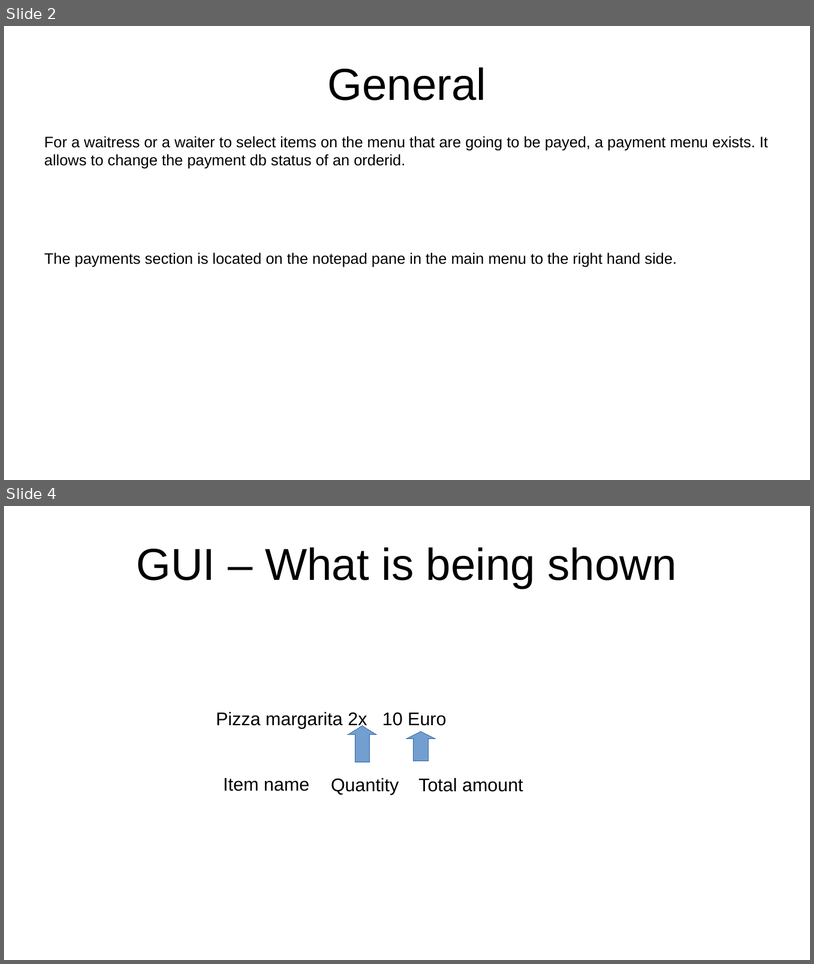
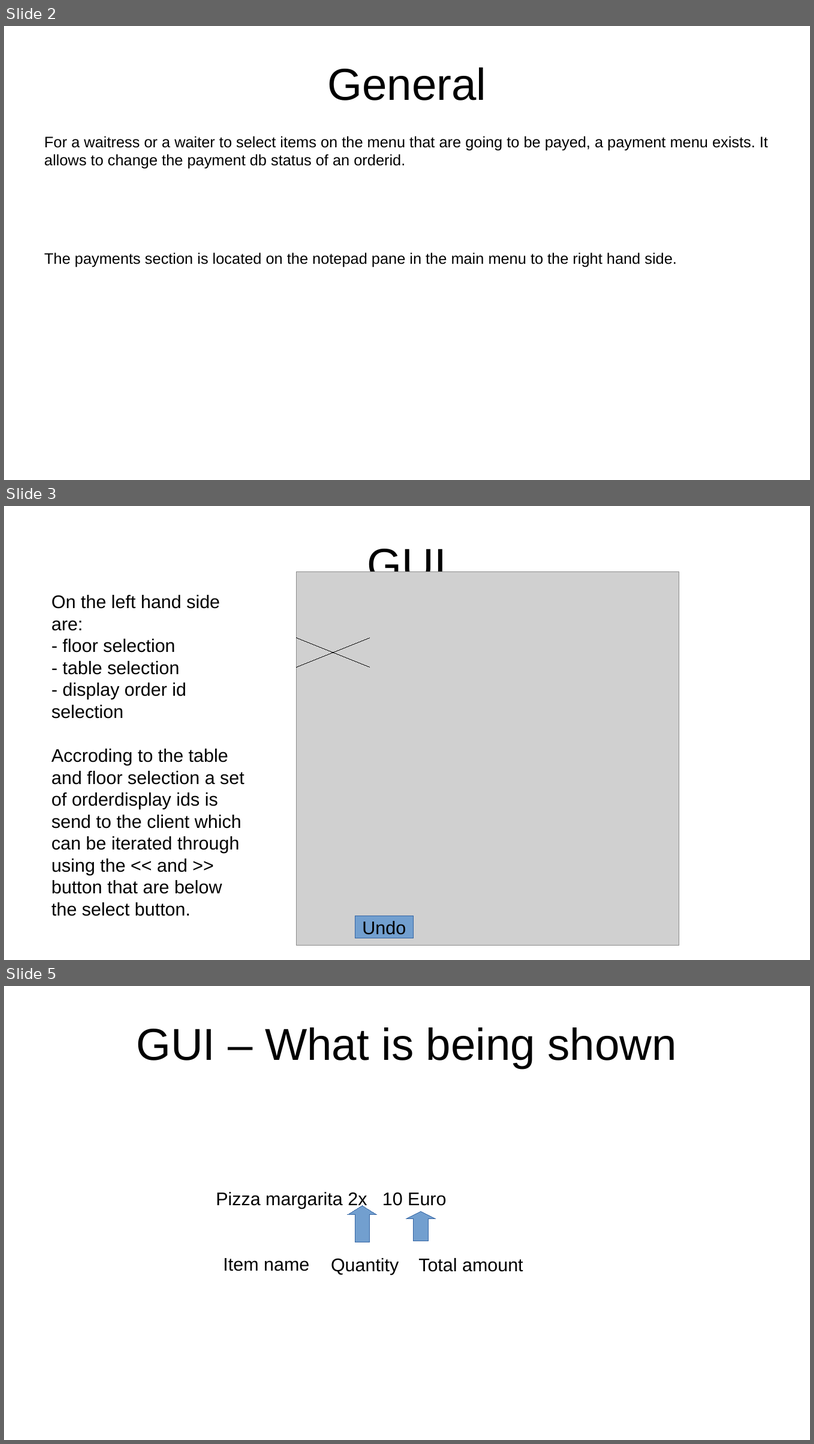
Before and after one commit to GregorGT/GastroManager, a slide deck: Documentation/desktop_android_payments.odp. Shown one above the other, each under a label of ours: slides 2 and 4 before the commit, slides 2, 3 and 5 after it; the slides between them are not shown. The pictures are 814x964 and 814x1444 pixels, drawn with LibreOffice and Linux fonts; fonts in the diff are those of the drawing; grey boxes stand for pictures. Boxes give left, top, right and bottom in pixels: in the first picture for what was removed or moved away, otherwise in the second. Text is boxed around its words. In the diff, an @@ line names an element or a change of style, - is before the commit and + after.

```diff
--- a/Documentation/desktop_android_payments.odp
+++ b/Documentation/desktop_android_payments.odp
@@ slide 3 added at <box>4,506,810,960</box>, background #FFFFFF @@
@@ title added at <box>368,544,447,572</box>, 44 pt, text #000000 @@
+GUI
@@ picture added at <box>297,572,680,945</box> @@
@@ text added at <box>51,595,245,916</box>, 18 pt, text #000000 @@
+On the left hand side
+are:
+- floor selection
+- table selection
+- display order id selection
+Accroding to the table and floor selection a set of orderdisplay ids is send to the client which can be iterated through using the << and >> button that are below the select button.
@@ line added from (297, 638) to (370, 667), #000000 0 pt @@
@@ line added from (297, 667) to (370, 638), #000000 0 pt @@
@@ rectangle added at <box>355,916,414,938</box>, fill #729FCF, outline #3465A4 0 pt, 18 pt, text #000000 @@
+Undo
@@ what was slide 4 is now slide 5 @@
```
Also in this commit, not shown: 2 slides changed.
